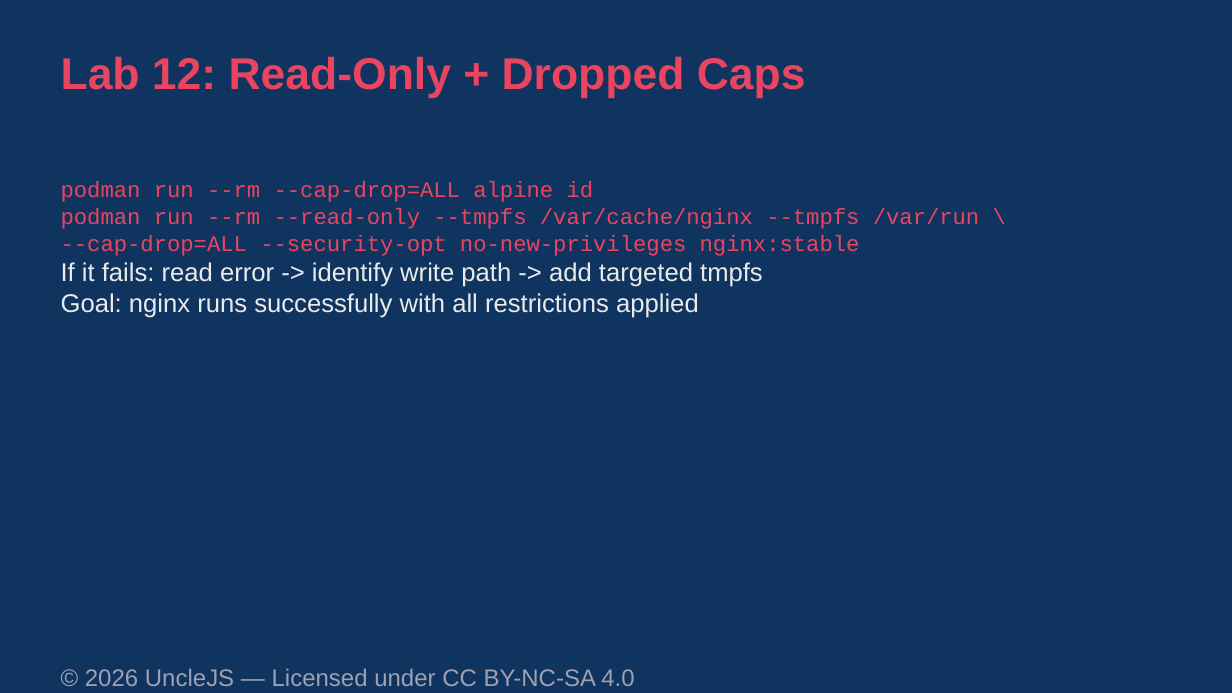
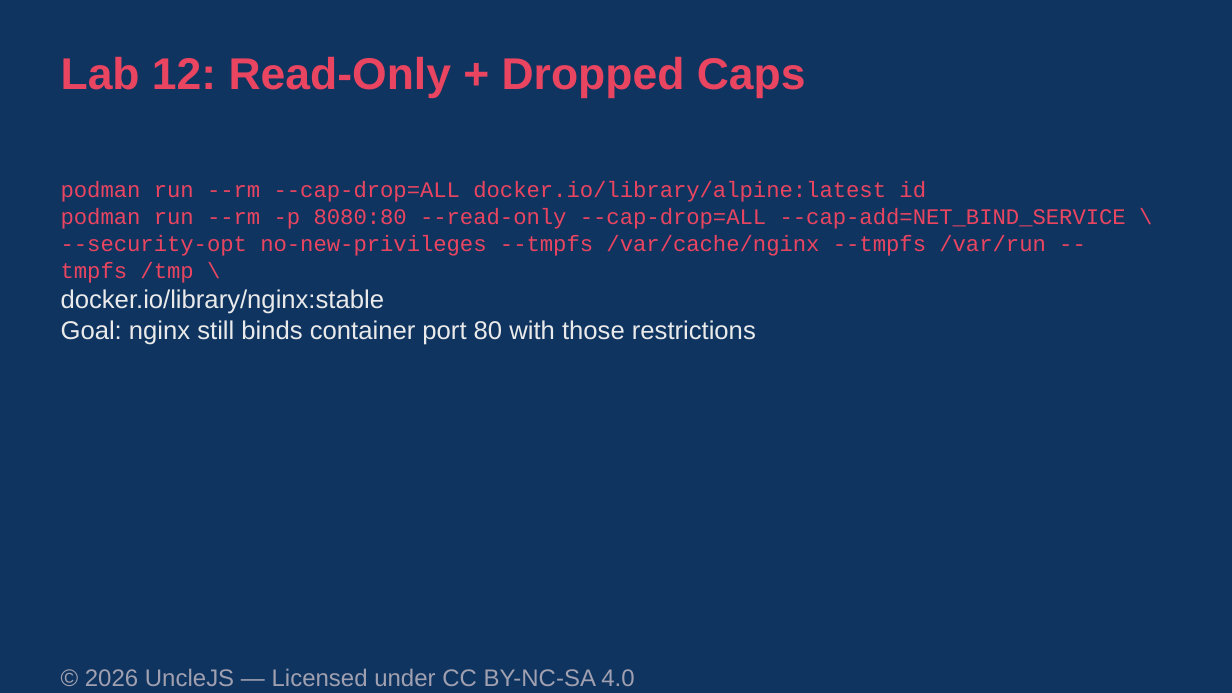
Before and after one commit to UncleJS/course_podman, a slide deck: slide 62 of slides/podman-course.odp. Drawn at 1232x693 pixels with LibreOffice and Linux fonts; fonts in the diff are those of the drawing. Boxes give left, top, right and bottom in pixels: in the first picture for what was removed or moved away, otherwise in the second. Text is boxed around its words. In the diff, an @@ line names an element or a change of style, - is before the commit and + after.

```diff
--- a/slides/podman-course.odp
+++ b/slides/podman-course.odp
@@ text at (x1=61, y1=181, x2=1126, y2=345): text changed @@
-podman run --rm --cap-drop=ALL alpine id
-podman run --rm --read-only --tmpfs /var/cache/nginx --tmpfs /var/run \
---cap-drop=ALL --security-opt no-new-privileges nginx:stable
-If it fails: read error -> identify write path -> add targeted tmpfs
-Goal: nginx runs successfully with all restrictions applied
+podman run --rm --cap-drop=ALL docker.io/library/alpine:latest id
+podman run --rm -p 8080:80 --read-only --cap-drop=ALL --cap-add=NET_BIND_SERVICE \
+--security-opt no-new-privileges --tmpfs /var/cache/nginx --tmpfs /var/run --tmpfs /tmp \
+docker.io/library/nginx:stable
+Goal: nginx still binds container port 80 with those restrictions
```
Also in this commit, not shown: 7 other slides changed, 37 other files.
